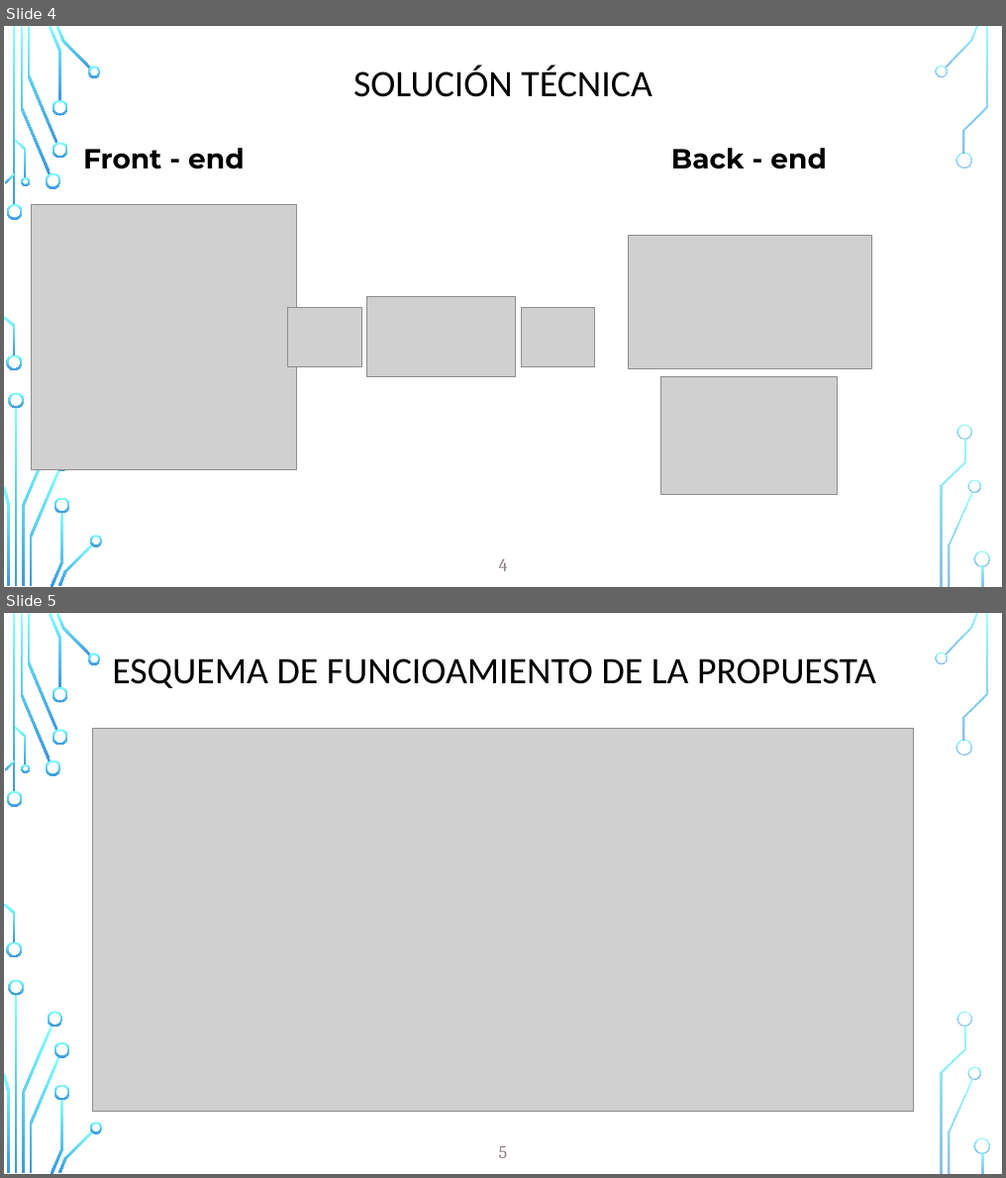
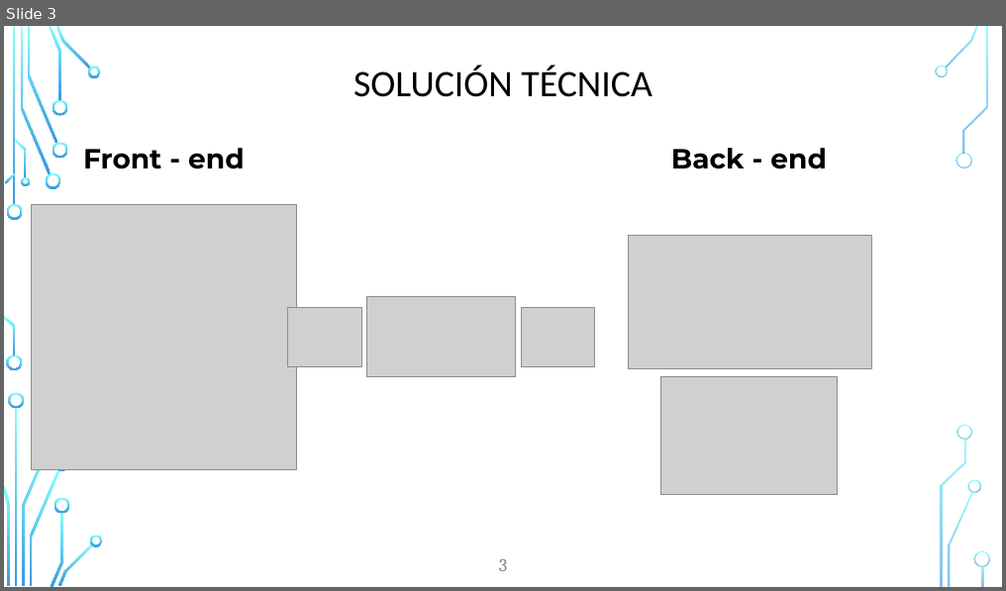
Before and after one commit to karin-romero/WT-Project, a slide deck: group3/Grupo 3 - Proyecto.pptx. Shown one above the other, each under a label of ours: slides 4 and 5 before the commit, slide 3 after it. The pictures are 1006x1178 and 1006x591 pixels, drawn with LibreOffice and Linux fonts; fonts in the diff are those of the drawing; grey boxes stand for pictures; background and template pictures are left out. Boxes give left, top, right and bottom in pixels: in the first picture for what was removed or moved away, otherwise in the second. Text is boxed around its words. In the diff, an @@ line names an element or a change of style, - is before the commit and + after.

```diff
--- a/group3/Grupo 3 - Proyecto.pptx
+++ b/group3/Grupo 3 - Proyecto.pptx
@@ slide 5 removed at (4,613,1002,1174), background picture (left out); not listed: 35 template elements that a slide beside it also shows @@
@@ title removed at (112,659,876,688) @@
-ESQUEMA DE FUNCIOAMIENTO DE LA PROPUESTA
@@ picture removed at (93,729,914,1112) @@
@@ freeform shape removed at (47,1011,62,1026) @@
@@ page number removed at (499,1147,508,1158) @@
-5
@@ what was slide 4 is now slide 3 @@
@@ page number at (499,560,507,571): text changed @@
-4
+3
```
